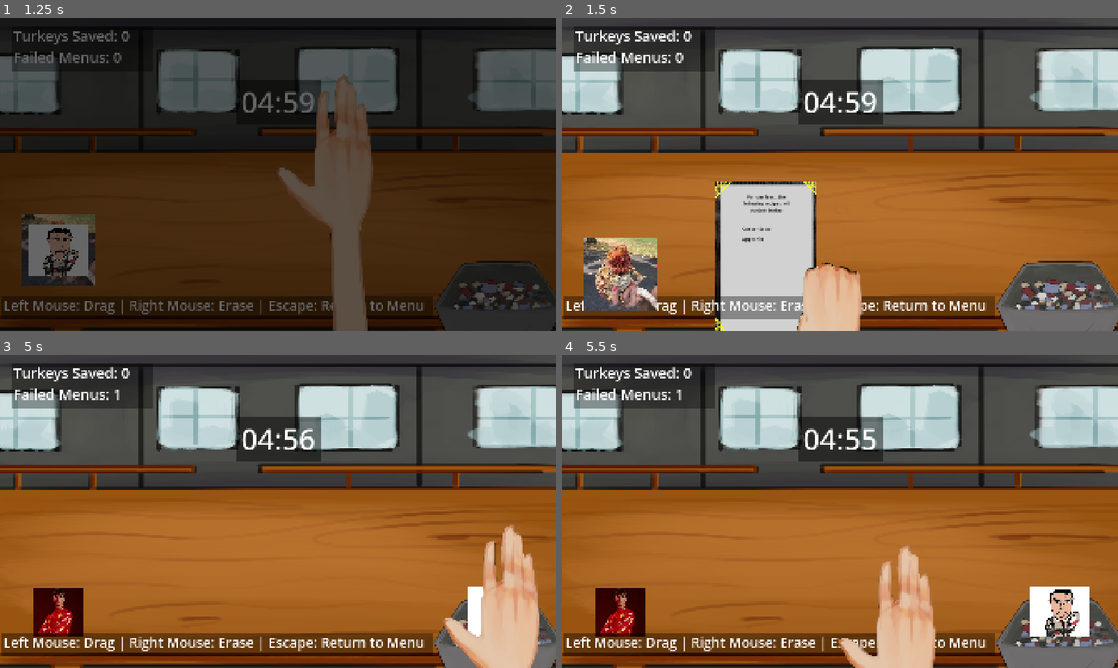
Above: before the commit, frames 1-4 (two rows, left to right).
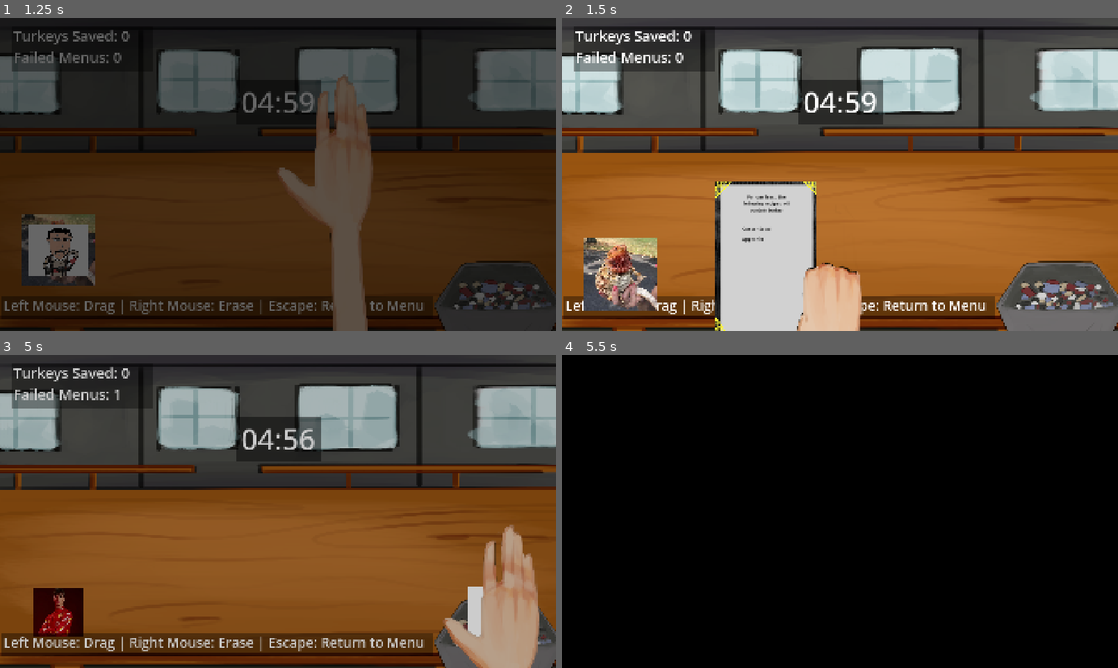
Above: after the commit, the same moments.

Repository: bustlingbungus/dev-l-up-jam-2026
Game: Godot game, scene res://Scenes/Titlescreen.tscn
Same seed, same stepped clock (60 frames per second), same inputs: the game is played once before the commit and once after it.
Inputs (mouse positions are in pixels of both pictures, inside the frame that each line leads up to):
- Up to frame 1 (1.25 s): click "Play" at 0.5 s
- Up to frame 2 (1.5 s): tap Enter (ui_accept) at 1.25 s; drag from (617, 249) to (1062, 215) at 1.27 s
- Up to frame 3 (5 s): drag from (55, 611) to (500, 552) at 2.02 s; move the mouse to (278, 439) at 2.77 s; click (278, 439) at 2.92 s; tap Enter (ui_accept) at 3.5, 4.52 s; drag from (250, 574) to (500, 552) at 3.52 s; move the mouse to (444, 558) at 4.27 s; click (444, 558) at 4.42 s; tap Escape (ui_cancel) at 4.9 s
- Up to frame 4 (5.5 s): drag from (673, 464) to (840, 580) at 5.02 s

Frame 1 is identical in both runs. In frame 2, 1.0% of the frame differs, in the area x 27-44%, y 88-97%; in frame 3, 60%; in frame 4, 98%, in the area x 0-100%, y 0-100%.

Commit message:
fixed menu selection, top menu is always selected for drag

Diff:
--- a/Scripts/draggable_menu_spawber.gd
+++ b/Scripts/draggable_menu_spawber.gd
@@ -31,6 +31,7 @@
 				add_child(menu)
 				menu.gm = _gamemode
 				menu.z_index = menu.z_index + spawnAmt + _total_spawned_rulesheets
+				menu.maximized_menu.z_index = menu.z_index
 				menu.TargetPosition = $MenuTarget.position
 
 
@@ -44,6 +45,7 @@
 				add_child(menu)
 				menu.gm = _gamemode
 				menu.z_index = menu.z_index + i
+				menu.maximized_menu.z_index = menu.z_index
 				menu.TargetPosition = $MenuTarget.position
 				menu.SubmitMenu.connect(SubmitMenu)
 
--- a/Scripts/gamemode.gd
+++ b/Scripts/gamemode.gd
@@ -17,6 +17,8 @@
 # Called every frame. 'delta' is the elapsed time since the previous frame.
 func _process(delta: float) -> void:
 	SelectDraggedMenu()
+	if (Input.is_action_just_pressed("ui_cancel")):
+		$GameOverFallGamejam.ExitToMenu()
 
 
 func SubmitMenu(menu : MenuTemplate) -> void:
@@ -39,9 +41,16 @@
 		return
 	# don't bother sorting the array , O(nlogn), just search for the best element, O(n)
 	var best_menu : DraggableMenu = null
+	var best_z : int = -1
 	for menu in menu_array:
-		if (best_menu == null || best_menu.z_index < menu.z_index):
+		var curr_z : int
+		if (menu.visible):
+			curr_z = menu.z_index
+		else:
+			curr_z = menu.maximized_menu.z_index
+		if (best_menu == null || curr_z > best_z):
 			best_menu = menu
+			best_z = curr_z
 
 	if (best_menu != null):
 		best_menu.MakeDragged()
